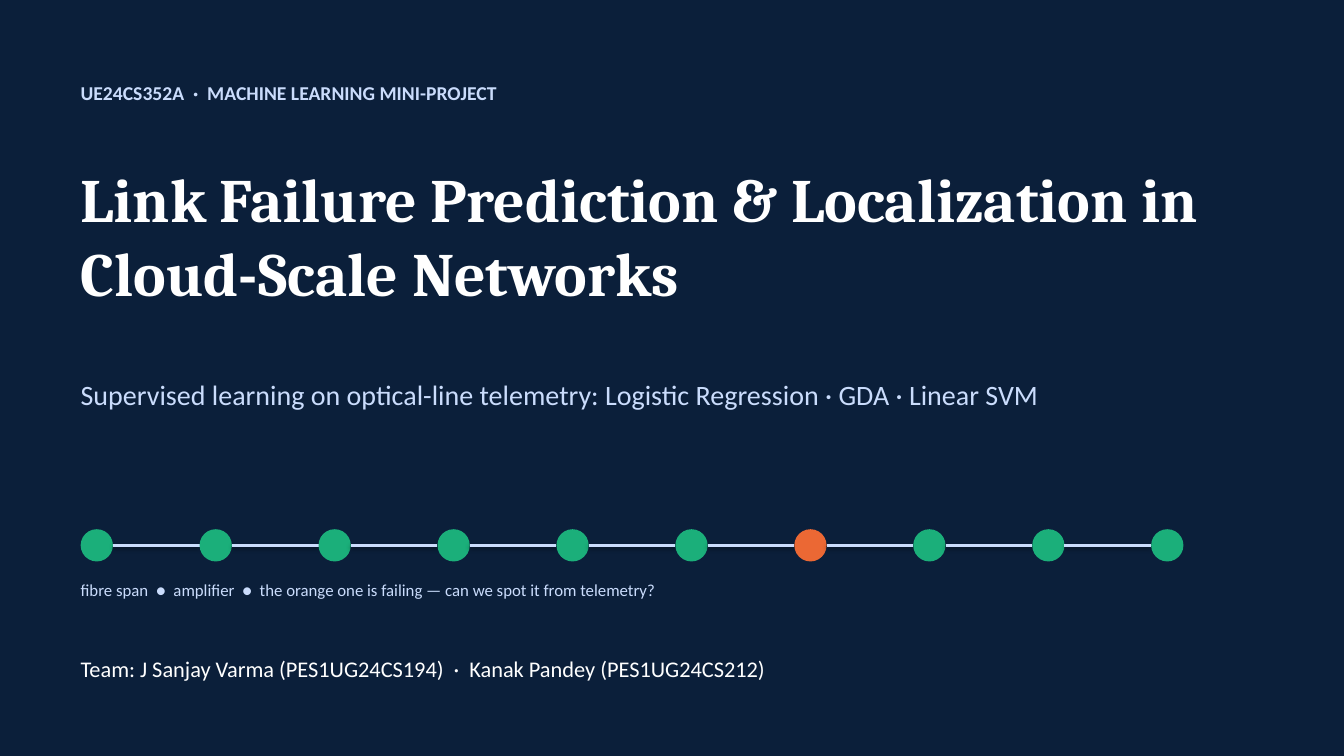
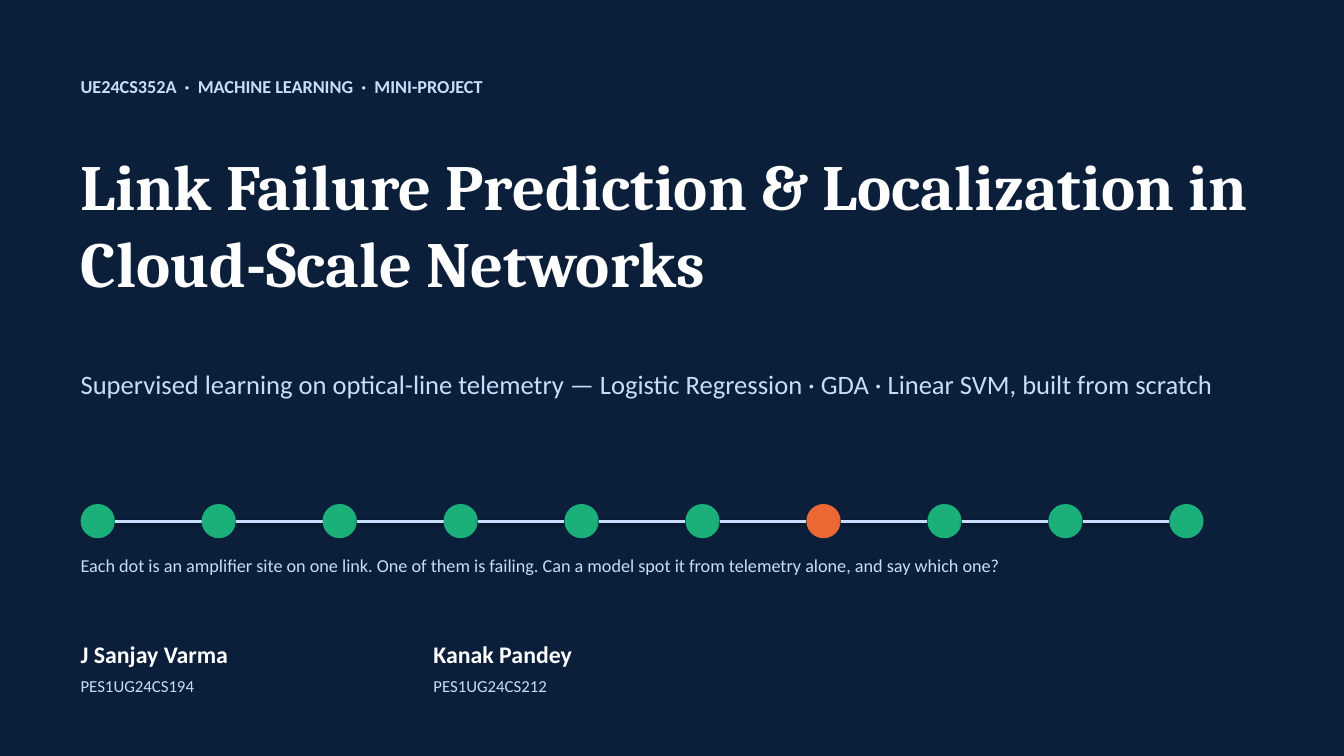
Before and after one commit to jsanjayvarma06-oss/ML-Project, a slide deck: slide 1 of docs/Slides_Link_Failure_Prediction.pptx. Drawn at 1344x756 pixels with LibreOffice and Linux fonts; fonts in the diff are those of the drawing. Boxes give left, top, right and bottom in pixels: in the first picture for what was removed or moved away, otherwise in the second. Text is boxed around its words. In the diff, an @@ line names an element or a change of style, - is before the commit and + after.

```diff
--- a/docs/Slides_Link_Failure_Prediction.pptx
+++ b/docs/Slides_Link_Failure_Prediction.pptx
@@ text at (81, 81, 482, 93): text changed; size 14 to 13 pt @@
-UE24CS352A · MACHINE LEARNING MINI-PROJECT
+UE24CS352A · MACHINE LEARNING · MINI-PROJECT
@@ text "Link Failure Prediction & Localization ...": place and size @@
-text "Link Failure Prediction & Localization ..." at (81, 179, 1197, 297)
+text "Link Failure Prediction & Localization ..." at (81, 165, 1247, 288)
@@ text "Link Failure Prediction & Localization ..." at (81, 165, 1247, 288): size 44 to 46 pt @@
@@ text at (81, 375, 1211, 399): text changed; size 20 to 19 pt @@
-Supervised learning on optical-line telemetry: Logistic Regression · GDA · Linear SVM
+Supervised learning on optical-line telemetry — Logistic Regression · GDA · Linear SVM, built from scratch
@@ 2 ellipses, 1 line: place and size @@
-2 ellipses, 1 line at (81, 529, 232, 562)
+2 ellipses, 1 line at (81, 504, 236, 538)
@@ 2 lines, 2 ellipses: place and size @@
-2 lines, 2 ellipses at (232, 529, 470, 562)
+2 lines, 2 ellipses at (236, 504, 478, 538)
@@ 3 lines, 3 ellipses: place and size @@
-3 lines, 3 ellipses at (470, 529, 827, 562)
+3 lines, 3 ellipses at (478, 504, 841, 538)
@@ 2 lines, 2 ellipses: place and size @@
-2 lines, 2 ellipses at (827, 529, 1065, 562)
+2 lines, 2 ellipses at (841, 504, 1083, 538)
@@ ellipse: place and size @@
-ellipse at (1151, 529, 1184, 562)
+ellipse at (1170, 504, 1204, 538)
@@ line moved from (1065, 545) - (1151, 545) to (1083, 521) - (1170, 521) @@
@@ text at (81, 559, 1000, 575): text changed; size 12 to 13 pt @@
-fibre span ● amplifier ● the orange one is failing — can we spot it from telemetry?
+Each dot is an amplifier site on one link. One of them is failing. Can a model spot it from telemetry alone, and say which one?
@@ text at (81, 646, 228, 667): text changed; size 16 to 17 pt; bold on @@
-Team: J Sanjay Varma (PES1UG24CS194) · Kanak Pandey (PES1UG24CS212)
+J Sanjay Varma
@@ text added at (433, 646, 572, 667), 17 pt, text #FFFFFF, bold @@
+Kanak Pandey
@@ text added at (81, 681, 194, 692), 12 pt, text #CADCFC @@
+PES1UG24CS194
@@ text added at (433, 681, 546, 692), 12 pt, text #CADCFC @@
+PES1UG24CS212
```
Also in this commit, not shown: 9 other slides changed, 9 slides added, 3 slides removed, 5 other files.
